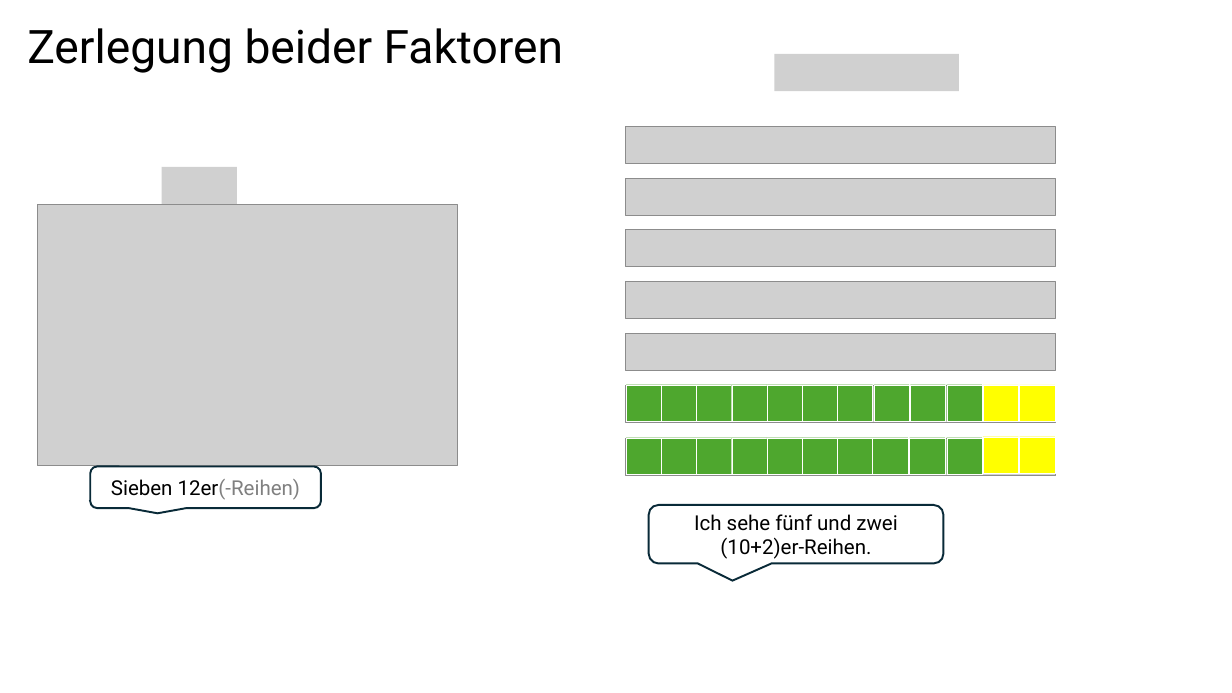
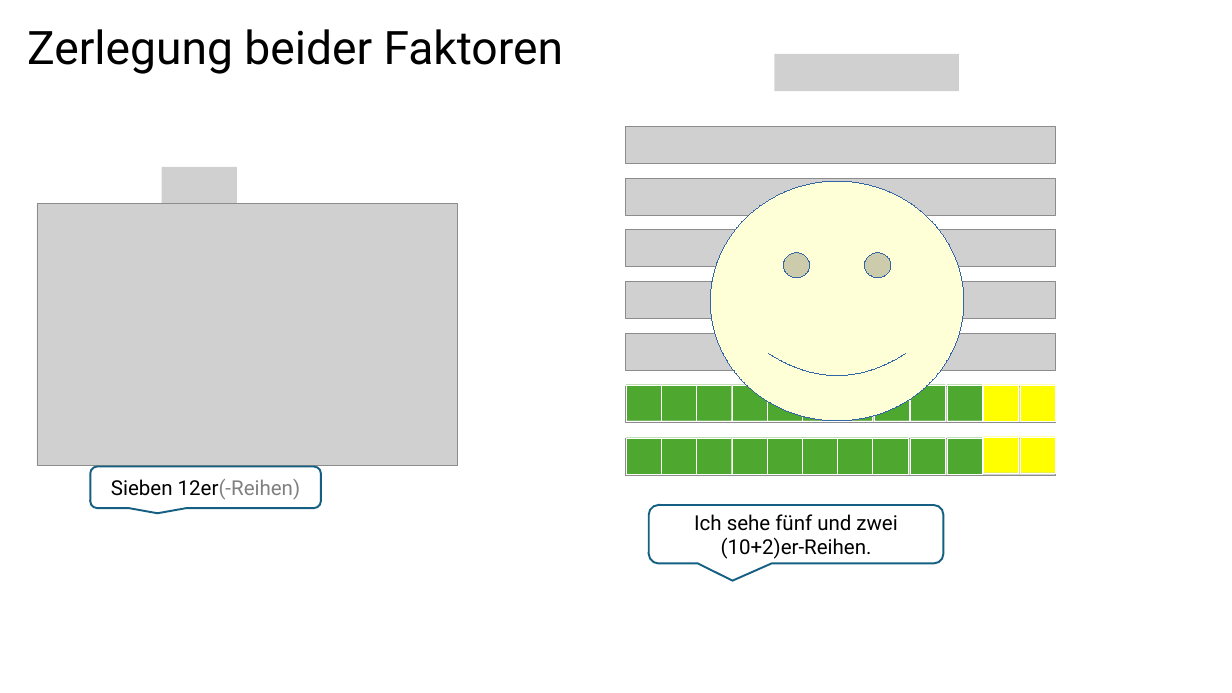
Before and after one commit to MismatchEta/divomath-VAMs, a slide deck: slide 20 of v4.0.0/Überlegungen_Rechteckfeld_250430.pptx. Drawn at 1232x693 pixels with LibreOffice and Linux fonts; fonts in the diff are those of the drawing; grey boxes stand for pictures. Boxes give left, top, right and bottom in pixels: in the first picture for what was removed or moved away, otherwise in the second. Text is boxed around its words. In the diff, an @@ line names an element or a change of style, - is before the commit and + after.

```diff
--- a/v4.0.0/Überlegungen_Rechteckfeld_250430.pptx
+++ b/v4.0.0/Überlegungen_Rechteckfeld_250430.pptx
@@ smiley face added at (x1=711, y1=181, x2=965, y2=421), fill #FFFFD7, outline #3465A4 0 pt @@
@@ rotation 0 to 180 degrees in 6 elements at (x1=626, y1=178, x2=1055, y2=215), (x1=626, y1=230, x2=1055, y2=267), (x1=626, y1=282, x2=1055, y2=319), (x1=626, y1=386, x2=1055, y2=423), (x1=626, y1=439, x2=1055, y2=476), (x1=626, y1=334, x2=1055, y2=371) @@
@@ outline #FFFFFF 0.25 pt to #FFFFFF 0.26 pt in 13 elements at (x1=732, y1=384, x2=767, y2=421), (x1=767, y1=384, x2=802, y2=421), (x1=802, y1=384, x2=837, y2=421), (x1=837, y1=384, x2=872, y2=421), (x1=874, y1=384, x2=909, y2=421), (x1=910, y1=384, x2=945, y2=421), (x1=947, y1=384, x2=982, y2=421), (x1=910, y1=438, x2=945, y2=474), (x1=947, y1=438, x2=982, y2=474), (x1=983, y1=384, x2=1019, y2=421), (x1=1020, y1=384, x2=1055, y2=421), (x1=983, y1=437, x2=1019, y2=473), (x1=1020, y1=437, x2=1055, y2=473) @@
@@ rounded speech box "Sieben 12er(-Reihen)" at (x1=91, y1=467, x2=322, y2=508): outline #092A39 1.5 pt to #156082 1.5 pt; proportions changed @@
@@ rounded speech box "Ich sehe fünf und zwei ..." at (x1=649, y1=506, x2=944, y2=564): outline #092A39 1.5 pt to #156082 1.5 pt @@
```
Also in this commit, not shown: 16 other slides changed, 16 other files.
